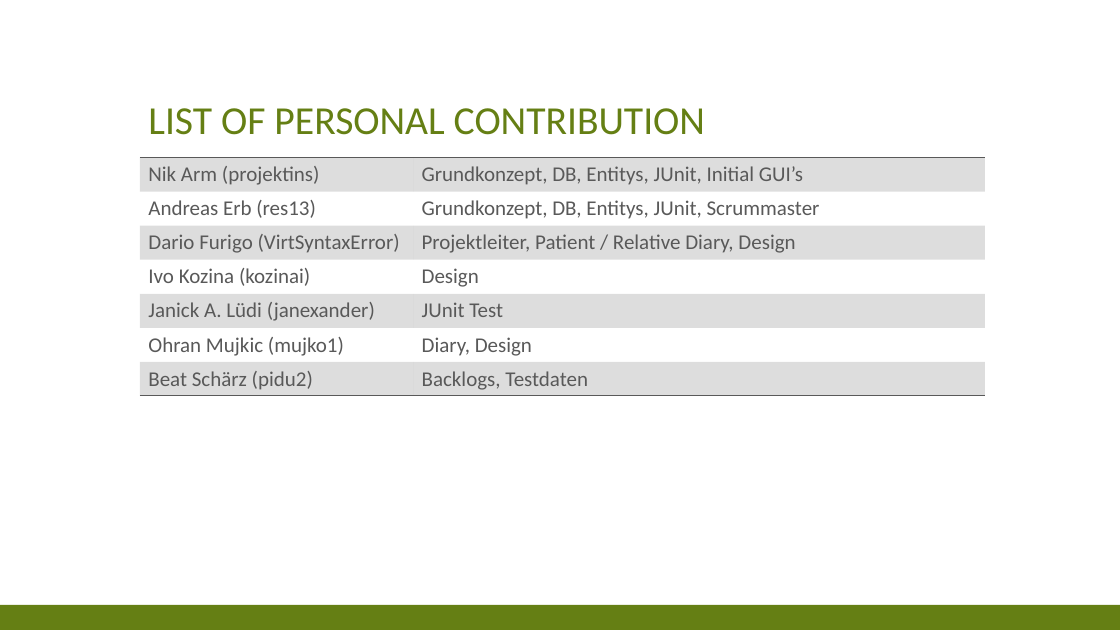
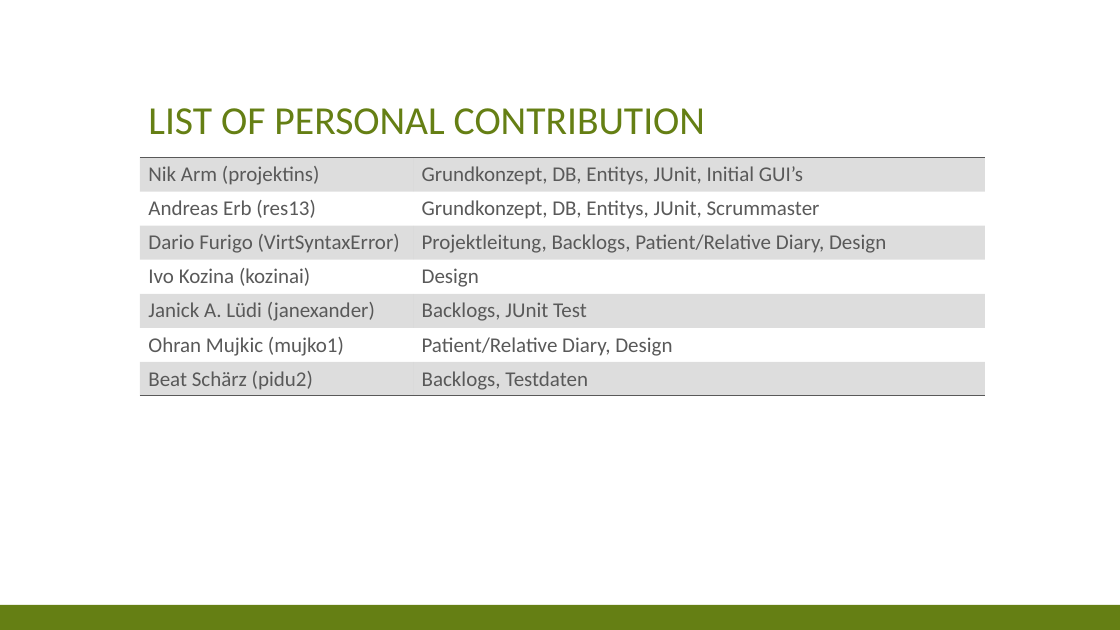
Before and after one commit to res13/ch.bfh.bti7081.s2018.white, a slide deck: slide 6 of doc/task09/FinalPresentation.pptx. Drawn at 1120x630 pixels with LibreOffice and Linux fonts; fonts in the diff are those of the drawing. Boxes give left, top, right and bottom in pixels: in the first picture for what was removed or moved away, otherwise in the second. Text is boxed around its words. In the diff, an @@ line names an element or a change of style, - is before the commit and + after.

Commit message:
Updated presentation

```diff
--- a/doc/task09/FinalPresentation.pptx
+++ b/doc/task09/FinalPresentation.pptx
@@ table at (140,158,986,397) @@
-row 3, column 2: Projektleiter, Patient / Relative Diary, Design
+row 3, column 2: Projektleitung, Backlogs, Patient/Relative Diary, Design
-row 5, column 2: JUnit Test
+row 5, column 2: Backlogs, JUnit Test
-row 6, column 2: Diary, Design
+row 6, column 2: Patient/Relative Diary, Design
```
